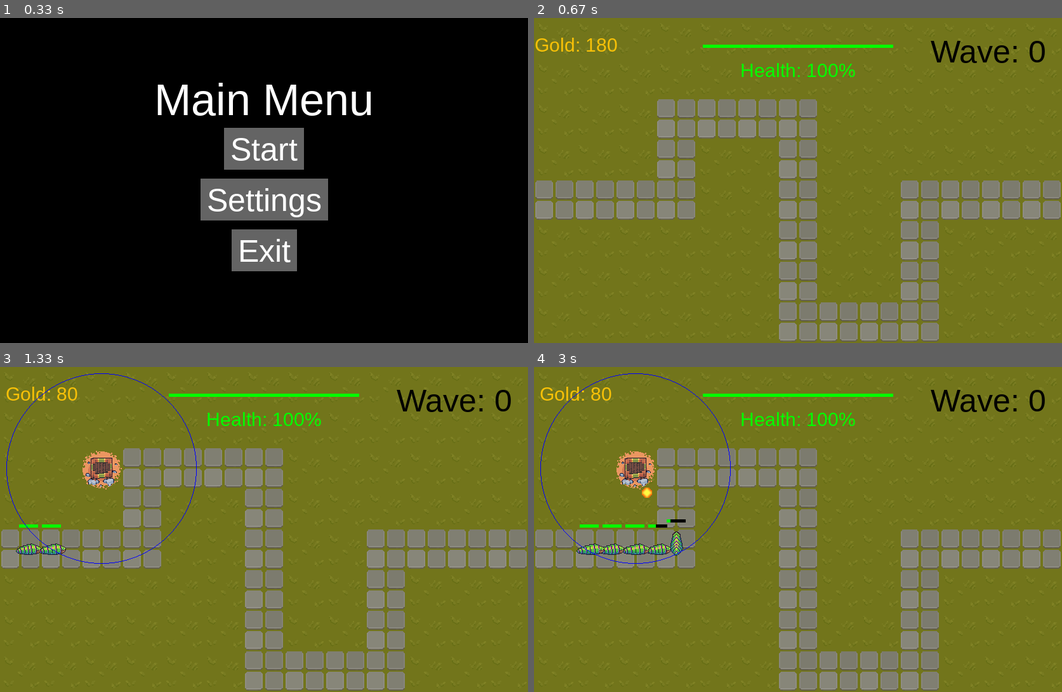
Above: before the commit, frames 1-4 (two rows, left to right).
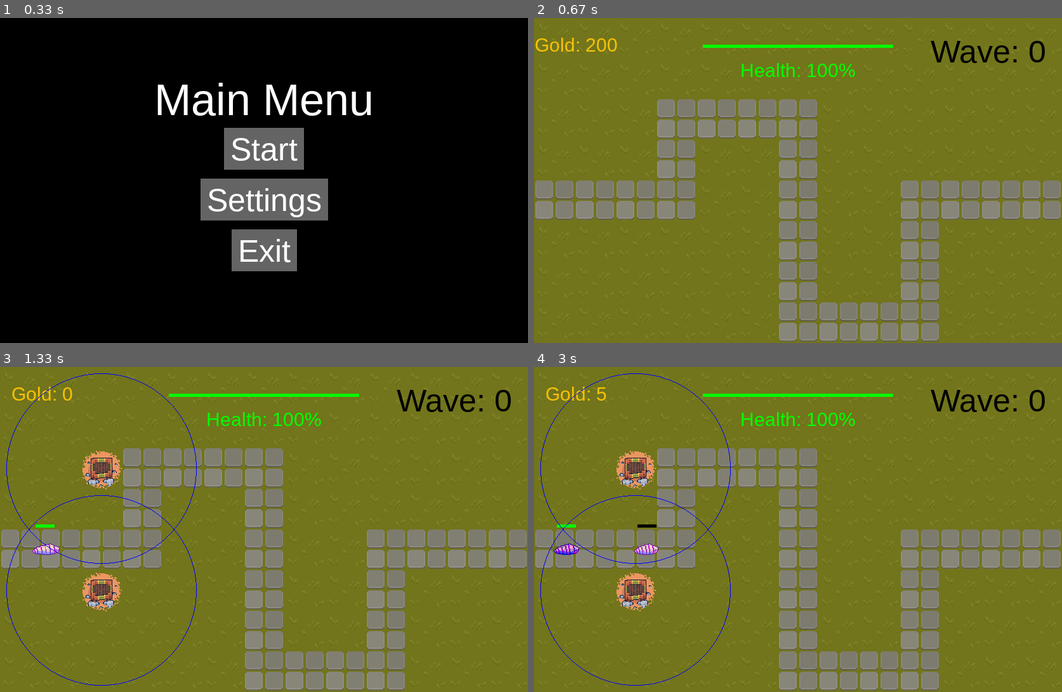
Above: after the commit, the same moments.

Repository: Major9621/PyGame_Tower-Defense
Game: pygame game, started from main.py
The game is run twice, just before and just after one commit, with the same random seed, the same clock (stepped at 60 frames per second) and the same inputs.
Inputs (mouse positions are in pixels of both pictures, inside the frame that each line leads up to):
- Up to frame 1 (0.33 s): no input
- Up to frame 2 (0.67 s): click "Start" at 0.38 s
- Up to frame 3 (1.33 s): click (100, 480) at 0.72 s; click (100, 604) at 1.05 s
- Up to frame 4 (3 s): click (798, 568) at 2.38 s

Frame 1 is identical in both runs. In frame 2, less than 0.1% of the frame differs, in the area x 9-14%, y 6-11%; in frame 3, 1.4%; in frame 4, 2.1%, in the area x 1-38%, y 6-99%.

Commit message:
added new enemy sprites

Diff:
--- a/core/enemies/enemy_healer.py
+++ b/core/enemies/enemy_healer.py
@@ -12,7 +12,8 @@
         self.heal_amount = 20
         self.heal_cooldown = 2000  # milliseconds
         self.last_heal = pygame.time.get_ticks()
-        self.sprite_sheet = pygame.image.load("assets/enemies/Leafbug.png").convert_alpha()
+        self.sprite_sheet = pygame.image.load("assets/enemies/Healer.png").convert_alpha()
+        self.flip_sprite = True
 
     def update(self):
         current_time = pygame.time.get_ticks()
--- a/core/enemies/enemy_registry.py
+++ b/core/enemies/enemy_registry.py
@@ -7,9 +7,9 @@
 from .enemy_healer import HealerEnemy
 
 ENEMY_TYPES = {
-    "default": {"class": Enemy, "power": 1},
-    "fast": {"class": FastEnemy, "power": 2},
-    "tank": {"class": TankEnemy, "power": 5},
+    # "default": {"class": Enemy, "power": 1},
+    # "fast": {"class": FastEnemy, "power": 2},
+    # "tank": {"class": TankEnemy, "power": 5},
     "splitter" : {"class": SplitterEnemy, "power": 5},
     "teleporter": {"class": TeleporterEnemy, "power": 5},
     "shielded": {"class": ShieldedEnemy, "power": 5},
--- a/core/enemies/enemy_shielded.py
+++ b/core/enemies/enemy_shielded.py
@@ -10,7 +10,8 @@
         self.max_health = self.health
         self.shield_active = True
         self.shield_health = ENEMY_HEALTH
-        self.sprite_sheet = pygame.image.load("assets/enemies/Leafbug.png").convert_alpha()
+        self.sprite_sheet = pygame.image.load("assets/enemies/Shield.png").convert_alpha()
+        self.flip_sprite = True
 
     def take_damage(self, damage):
         if self.shield_active:
--- a/core/enemies/enemy_teleporter.py
+++ b/core/enemies/enemy_teleporter.py
@@ -15,7 +15,7 @@
         self.is_stunned = False
         self.original_speed = ENEMY_SPEED * 0.8
         self.cooldown_progress = 0
-        self.sprite_sheet = pygame.image.load("assets/enemies/Leafbug.png").convert_alpha()
+        self.sprite_sheet = pygame.image.load("assets/enemies/Teleporter.png").convert_alpha()
 
     def update(self):
         current_time = pygame.time.get_ticks()
--- a/core/gameplay_configuration.py
+++ b/core/gameplay_configuration.py
@@ -1,6 +1,6 @@
 
 #BASIC ENEMY SETTINGS
-ENEMY_GOLD_DROP = 10
+ENEMY_GOLD_DROP = 5
 ENEMY_HEALTH = 100
 ENEMY_SPEED = 1.5
 ENEMY_DAMAGE = 50
@@ -15,7 +15,7 @@
 
 
 #GOLD
-STARTING_GOLD = 180
+STARTING_GOLD = 200
 
 #PLAYER
-PLAYER_HP = 1000
+PLAYER_HP = 500
Binary file added: assets/enemies/Healer.png
Binary file added: assets/enemies/Shield.png
Binary file added: assets/enemies/Teleporter.png
